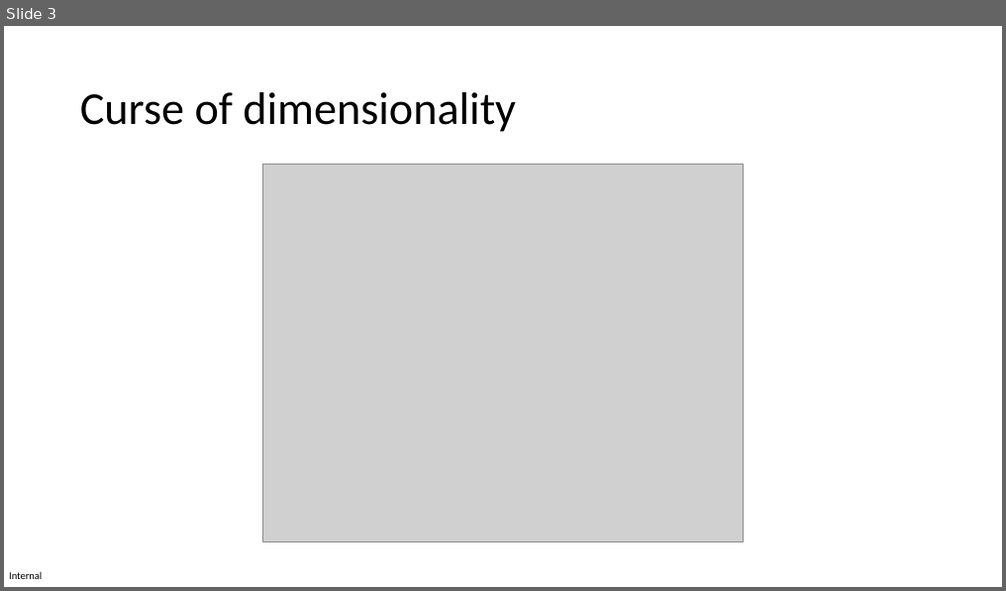
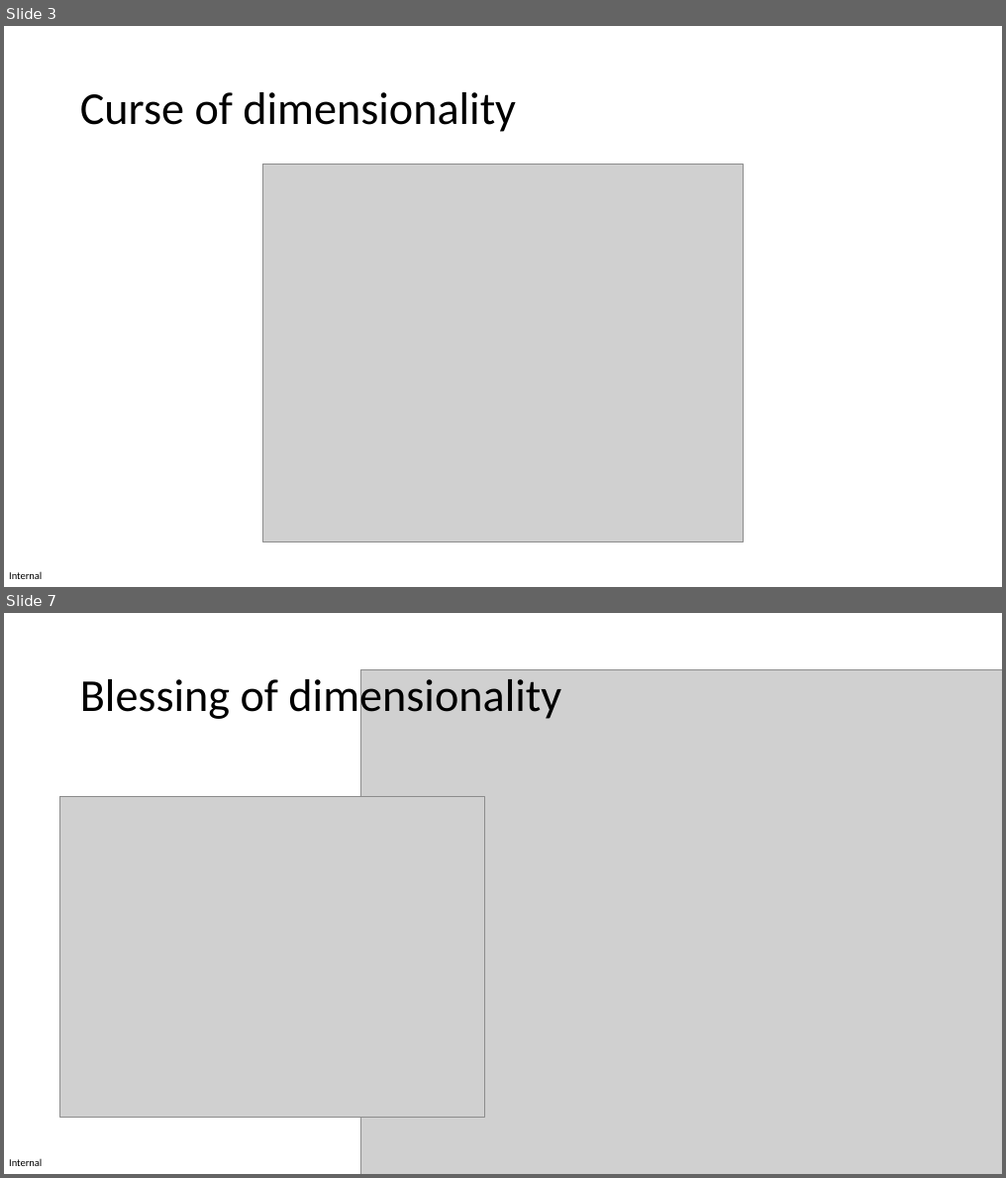
Before and after one commit to MICS-Lab/XmasPresentation2023PRFD, a slide deck: slides_x_mas_2023.pptx. Shown one above the other, each under a label of ours: slide 3 before the commit, slides 3 and 7 after it; the slides between them are not shown. The pictures are 1006x591 and 1006x1178 pixels, drawn with LibreOffice and Linux fonts; fonts in the diff are those of the drawing; grey boxes stand for pictures. Boxes give left, top, right and bottom in pixels: in the first picture for what was removed or moved away, otherwise in the second. Text is boxed around its words. In the diff, an @@ line names an element or a change of style, - is before the commit and + after.

Commit message:
slides for dim blessing (split data)

```diff
--- a/slides_x_mas_2023.pptx
+++ b/slides_x_mas_2023.pptx
@@ slide 7 added at (x1=4, y1=613, x2=1002, y2=1174), background #FFFFFF; not listed: 1 template element that a slide beside it also shows @@
@@ picture added at (x1=361, y1=670, x2=1002, y2=1174) @@
@@ title added at (x1=80, y1=673, x2=561, y2=723), 44 pt, text #000000 @@
+Blessing of dimensionality
@@ picture added at (x1=60, y1=796, x2=484, y2=1118) @@
```
Also in this commit, not shown: 3 other slides added.
